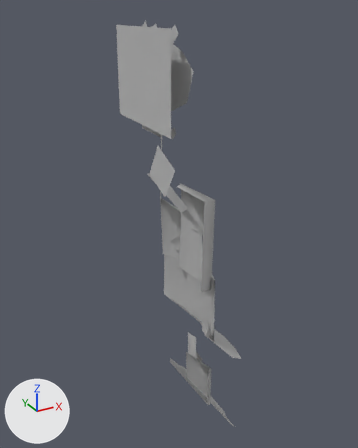
Renders of the OBJ model Soundmarine/Assets/Art_Assets/layer_cake/buildings.obj from each side of a commit.
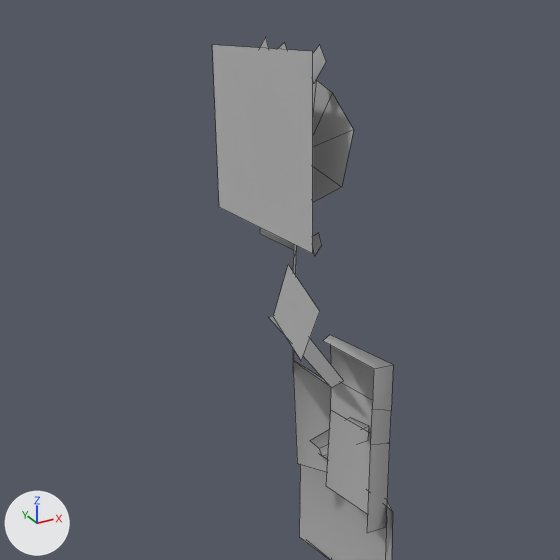
Each version appears first whole from a camera (50 mm lens) standing at (-0.122, -0.243, -0.006) and looking at (0.012, 0.001, -0.128), and next in a close-up on the part from 0% to 86% of the width and 0% to 69% of the height. Every picture has the same lights, and +X, +Y and +Z are marked at lower left. The close-ups show mesh edges as thin lines. Where no turn or scale is listed for an object, it has been applied to the vertices.

Script lines for the objects in view, before the commit:
```python
me_buildings = bpy.data.meshes.new('buildings')
me_buildings.from_pydata(...)  # 171 vertices, 69 faces; spans x -0.016..0.045, y -0.051..0.034, z -0.277..-0.013
me_buildings.materials.append(mat_initialshadinggroup)  # grey #bcbcbc
ob_buildings = bpy.data.objects.new('buildings', me_buildings)
ob_buildings.location = (0.0, 0.0, 0.0)
```
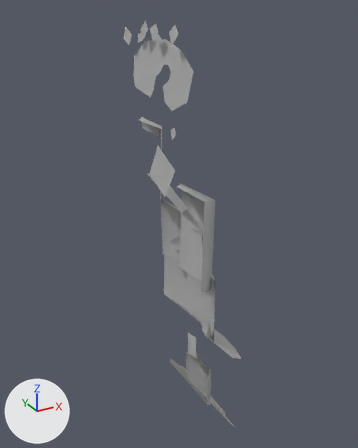
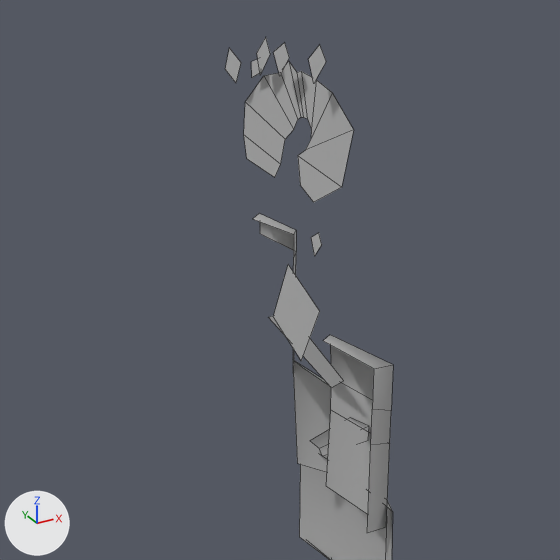
Where the change shows, as pixel boxes (x1, y1, x2, y2) in the close-ups (560 x 560 px):
'buildings', reshaped: before (212, 38, 393, 560); after (225, 38, 393, 560)
part 1 of me_buildings, deleted: before (212, 45, 313, 254)

Patch to the scene script:
```diff
--- a/Soundmarine/Assets/Art_Assets/layer_cake/buildings.obj.py
+++ b/Soundmarine/Assets/Art_Assets/layer_cake/buildings.obj.py
@@ me_buildings @@
 me_buildings.from_pydata(...)  # 171 vertices, 69 faces; spans x -0.016..0.045, y -0.051..0.034, z -0.277..-0.013
 # used by ob_buildings; location = (0.0, 0.0, 0.0)
+# me_buildings part 1: the loose piece of 4 vertices spanning x -0.014, y -0.04..0.023, z -0.064..-0.015 is deleted
 me_buildings.materials.append(mat_initialshadinggroup)
```
